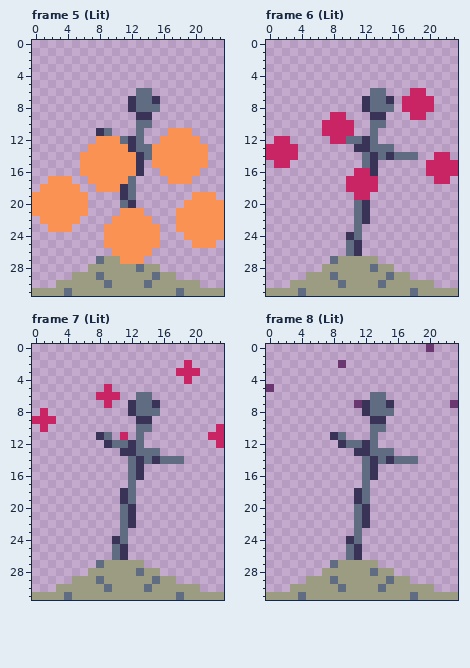
A pixel-art file gets an edit: assets/sprites/bonfire.aseprite. The first picture shows the starting point.
24x32 pixels, 14 frames. Shown: frame 5 (Lit), frame 6 (Lit), frame 7 (Lit), frame 8 (Lit). The commit also changed other frames, which this record leaves out.
After:
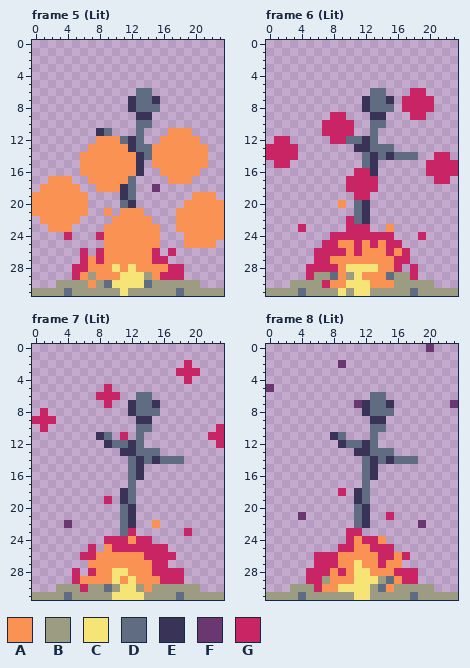
Palette (. is transparent): A #f99252  B #9b9c82  C #f7e476  D #606c81  E #393457  F #6a3771  G #c92464
Edits made:
layer "Layer 3" added
Frame 5 (Lit), layer "Layer 3":
y 18: x 15 . -> F
y 21: x 9 . -> A
y 24: x 4 . -> G; x 8 . -> G
y 25: x 19 . -> A
y 26: x 6 . -> G; x 8..9 .. -> GA; x 15 . -> G; x 17 . -> G
y 27: x 6..10 ..DBB -> GAGAA; x 14..16 ... -> AGG
y 28: x 5..18 ..BBBBBBDBB... -> GGAAACACAAAAGG
y 29: x 5..6 BB -> GA; x 8..13 DBBBBB -> AAACCC; x 15..18 DBB. -> AGGG
y 30: x 7 B -> A; x 10..13 BBBB -> CCCC
y 31: x 11 B -> C
Frame 6 (Lit), layer "Layer 3":
y 20: x 9 . -> A
y 22: x 10 . -> G
y 23: x 4 . -> G; x 10..12 .D. -> GGG; x 15 . -> A
y 24: x 8..15 ..ED.... -> GGGGGGGG; x 19 . -> G
y 25: x 7..16 ...DE..... -> GGAAGAGAGG
y 26: x 6..17 ....DE...... -> GGGGAGAAAGAG
y 27: x 6..17 ..DBBBBB.... -> GGAAAAAAAAGG
y 28: x 5..16 ..BBBBBBDBB. -> GGGGACCCCAAG; x 18 . -> G
y 29: x 5 B -> G; x 9 B -> A; x 11..14 BBBB -> CAAA; x 18 . -> G
y 30: x 7..15 BBDBBBBDB -> GAACCCAAA
y 31: x 9 B -> C; x 11..12 BB -> CC
Frame 7 (Lit), layer "Layer 3":
y 19: x 9 . -> G
y 22: x 4 . -> F; x 15 . -> A
y 23: x 12 . -> G; x 19 . -> G
y 24: x 9..14 .ED... -> GGGAGG
y 25: x 7 . -> G; x 9..16 .DE..... -> AGGGGGGG
y 26: x 6..17 ....DE...... -> GGAAAAAAGGGG
y 27: x 7..16 .DBBBBB... -> AAAAAAAAGG
y 28: x 5 . -> G; x 7..18 BBBBBBDBB... -> GAACCAAAGGGG
y 29: x 5..18 BBBDBBBBBBDBB. -> GAAAACACAAAGGG
y 30: x 6 B -> G; x 11..12 BB -> CC; x 14 D -> A
y 31: x 10..13 BBBB -> CCCC
Frame 8 (Lit), layer "Layer 3":
y 18: x 9 . -> G
y 21: x 4 . -> F; x 15 . -> G
y 22: x 19 . -> F
y 23: x 10..11 .D -> GG
y 24: x 10..14 ED... -> GAGGA
y 25: x 9..15 .DE.... -> GGAAGGG
y 26: x 6..17 ....DE...... -> GGGAAAAAGGAG
y 27: x 6..16 ..DBBBBB... -> GGGAACAAGAA
y 28: x 5..18 ..BBBBBBDBB... -> GGGAGACCAAAGGG
y 29: x 5..6 BB -> GG; x 8..13 DBBBBB -> AAACCC; x 16..18 BB. -> AGG
y 30: x 6..12 BBBDBBB -> GAACCCC; x 15 B -> A
y 31: x 11..12 BB -> CC
Pixel boxes of the changes (left, top, right, bottom) in both pictures:
added: (152, 184, 160, 192)
changed: (64, 208, 192, 296)
changed: (298, 200, 426, 296)
changed: (64, 496, 192, 600)
changed: (298, 488, 426, 600)
